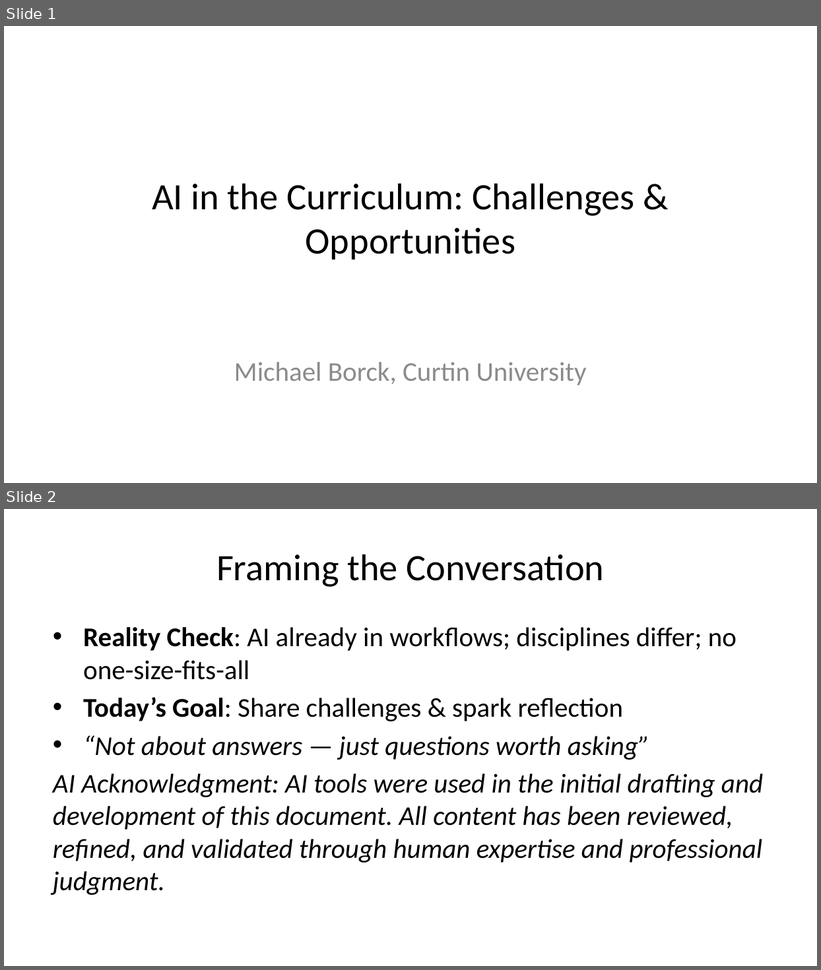
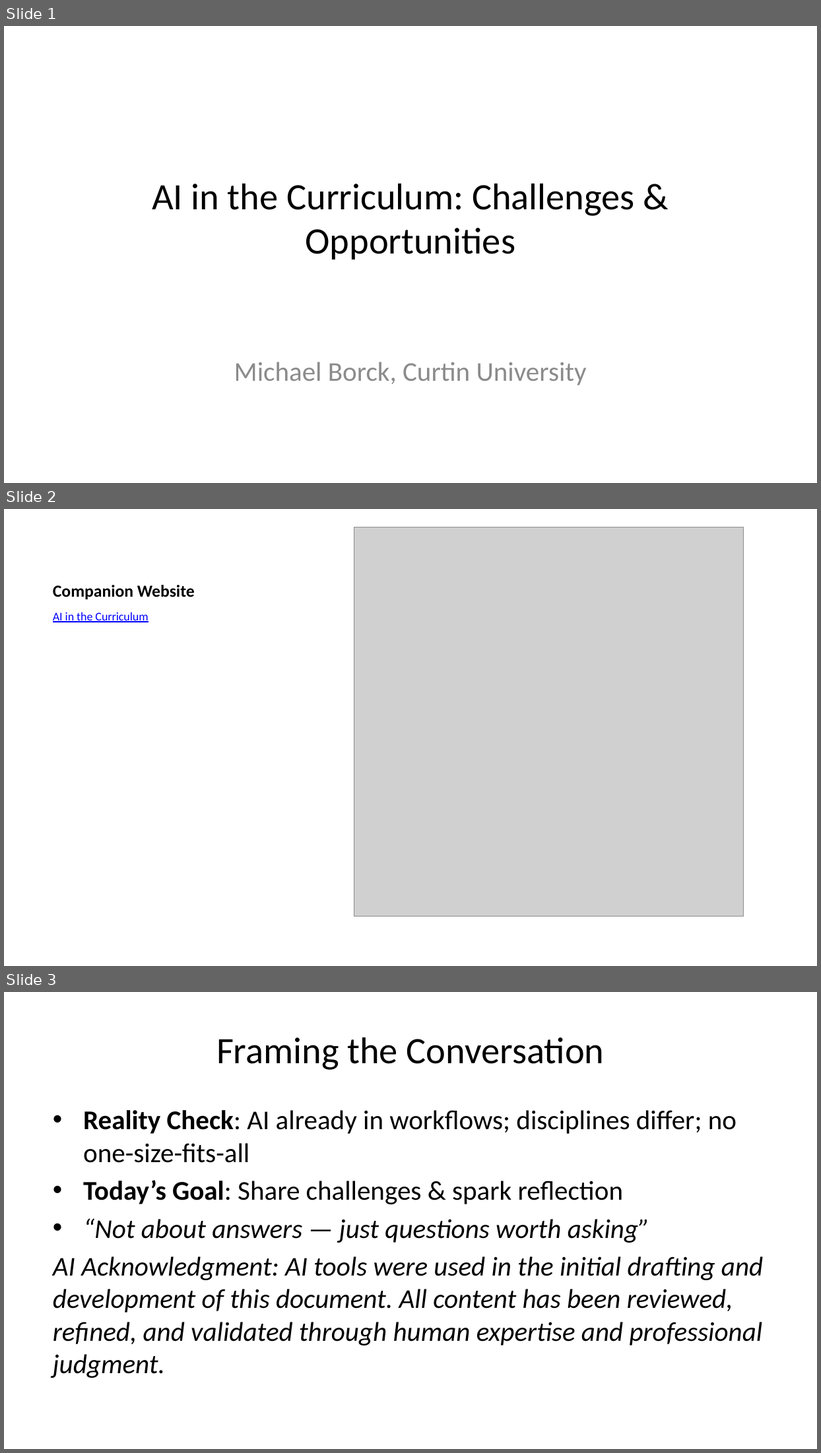
Before and after one commit to michael-borck/AI-in-the-Curriculum, a slide deck: cl-ai-in-the-curriculum.pptx. Shown one above the other, each under a label of ours: slides 1 and 2 before the commit, slides 1, 2 and 3 after it. The pictures are 821x970 and 821x1453 pixels, drawn with LibreOffice and Linux fonts; fonts in the diff are those of the drawing; grey boxes stand for pictures. Boxes give left, top, right and bottom in pixels: in the first picture for what was removed or moved away, otherwise in the second. Text is boxed around its words. In the diff, an @@ line names an element or a change of style, - is before the commit and + after.

Commit message:
Added QR code for compainion website

```diff
--- a/cl-ai-in-the-curriculum.pptx
+++ b/cl-ai-in-the-curriculum.pptx
@@ slide 2 added at <box>4,509,817,966</box>, background #FFFFFF @@
@@ picture added at <box>354,527,744,916</box> @@
@@ title added at <box>53,585,195,599</box>, 15 pt, text #000000, bold @@
+Companion Website
@@ text added at <box>53,612,148,623</box>, 10.5 pt, text #0000FF, underline @@
+AI in the Curriculum
@@ what was slide 2 is now slide 3 @@
```
Also in this commit, not shown: 5 other files.
